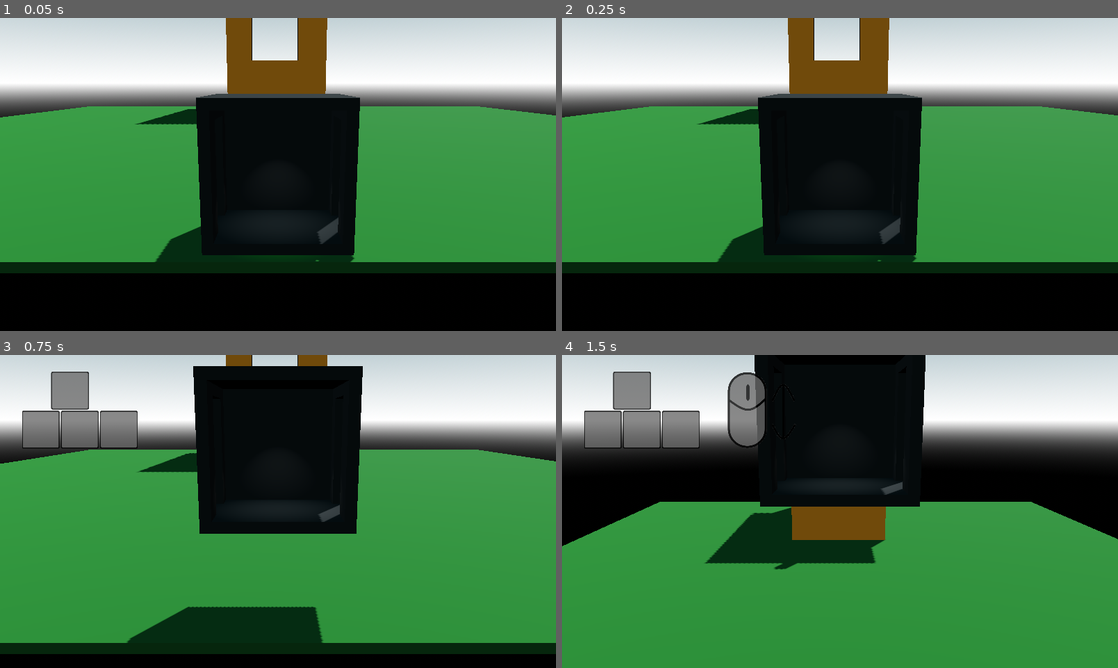
Above: before the commit, frames 1-4 (two rows, left to right).
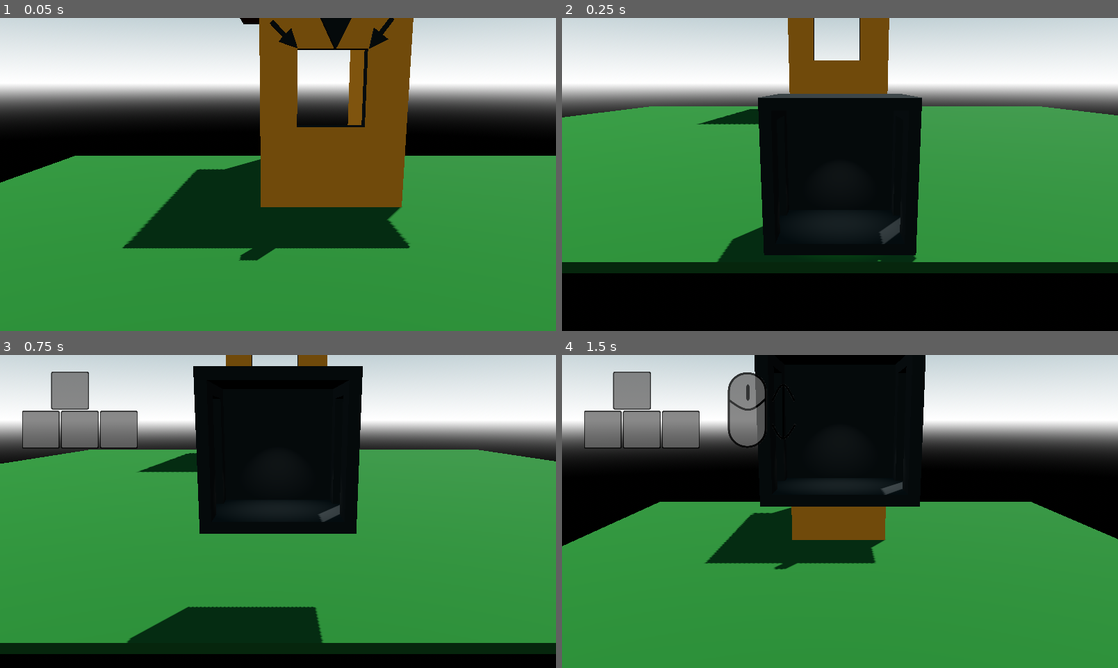
Above: after the commit, the same moments.

Repository: GriffinBaxter/Prof-Oddheart-or-How-I-Learned-to-Stop-Worrying-and-Love-the-Elevator
Game: Godot game, scene res://Scenes/main_menu.tscn
Same seed, same stepped clock (60 frames per second), same inputs: the game is played once before the commit and once after it. Sound files missing from this copy of the repository are replaced by a short silence.
Inputs (mouse positions are in pixels of both pictures, inside the frame that each line leads up to):
- Up to frame 1 (0.05 s): no input
- Up to frame 2 (0.25 s): no input
- Up to frame 3 (0.75 s): tap Enter at 0.5 s; move the mouse to (305, 511) at 0.52 s; hold W (up) from 0.53 s (still down); tap Q (drop) at 0.6 s
- Up to frame 4 (1.5 s): keep holding W (up); move the mouse to (812, 511) at 1.27 s; tap Q (drop) at 1.35 s

The runs differ from the first frame. In frame 1, 56% of the frame differs, in the area x 0-100%, y 0-100%; in frame 2, nothing differs; in frame 3, nothing differs; in frame 4, nothing differs.

Commit message:
fixed big lag first time seeing fire

Diff:
--- a/Scenes/main.tscn
+++ b/Scenes/main.tscn
@@ -50,6 +50,7 @@
 transform = Transform3D(1, 0, 0, 0, 1, 0, 0, 0, 1, 0, 16, 10)
 
 [node name="Building" parent="." instance=ExtResource("3_21xkr")]
+script = null
 
 [node name="UI" type="Control" parent="."]
 layout_mode = 3
--- a/Scripts/elevator.gd
+++ b/Scripts/elevator.gd
@@ -21,8 +21,10 @@
 
 
 func _ready() -> void:
+	await get_tree().create_timer(.1).timeout
 	on_fire_stuff.hide()
 	rocket_stuff.hide()
+	Input.set_mouse_mode(Input.MOUSE_MODE_CAPTURED)
 	smooth_camera_controller.position = position
 	if enable_conversations:
 		handle_conversations()
@@ -58,10 +60,10 @@
 		var collider := slide_collision.get_collider()
 		if slide_collision.get_collider() is RigidBody3D and not collider.is_in_group("elevator"):
 			slide_collision.get_collider().apply_central_impulse(
-				-slide_collision.get_normal() * 30. * elevator_strength
+				- slide_collision.get_normal() * 30. * elevator_strength
 			)
 			slide_collision.get_collider().apply_impulse(
-				-slide_collision.get_normal() * elevator_strength, slide_collision.get_position()
+				- slide_collision.get_normal() * elevator_strength, slide_collision.get_position()
 			)
 
 	if !game_won:
@@ -117,16 +119,16 @@
 	var elevator_tween := create_tween()
 	(
 		elevator_tween
-		. tween_property(self, "global_position", Vector3(0, 400, 0), 4)
-		. set_trans(Tween.TRANS_SINE)
-		. set_ease(Tween.EASE_IN_OUT)
+		.tween_property(self, "global_position", Vector3(0, 400, 0), 4)
+		.set_trans(Tween.TRANS_SINE)
+		.set_ease(Tween.EASE_IN_OUT)
 	)
 	var camera_tween := create_tween()
 	(
 		camera_tween
-		. tween_property(camera_3d, "position", Vector3(0, 12, 30), 4)
-		. set_trans(Tween.TRANS_SINE)
-		. set_ease(Tween.EASE_IN_OUT)
+		.tween_property(camera_3d, "position", Vector3(0, 12, 30), 4)
+		.set_trans(Tween.TRANS_SINE)
+		.set_ease(Tween.EASE_IN_OUT)
 	)
 	await get_tree().create_timer(4).timeout
 	rocket_stuff.hide()
Not shown: 1 places in Scenes/building.tscn that only renumber resources
